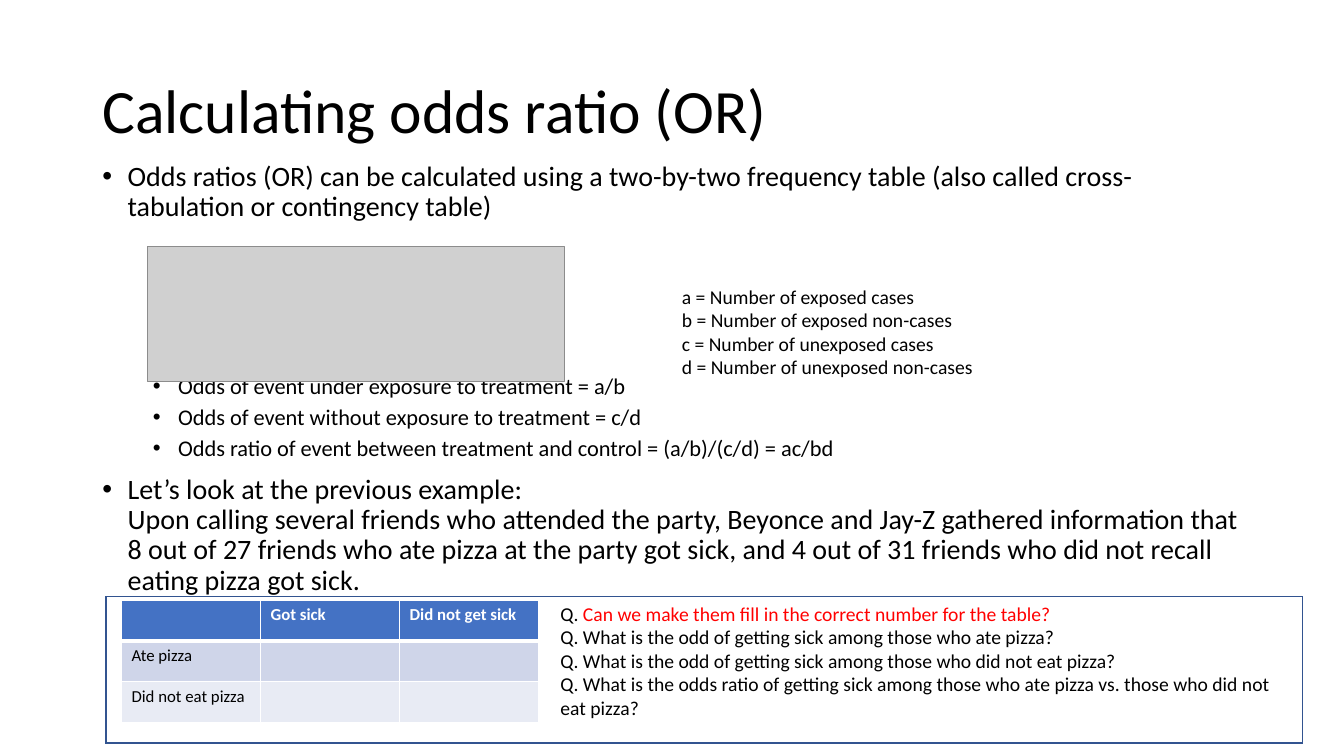
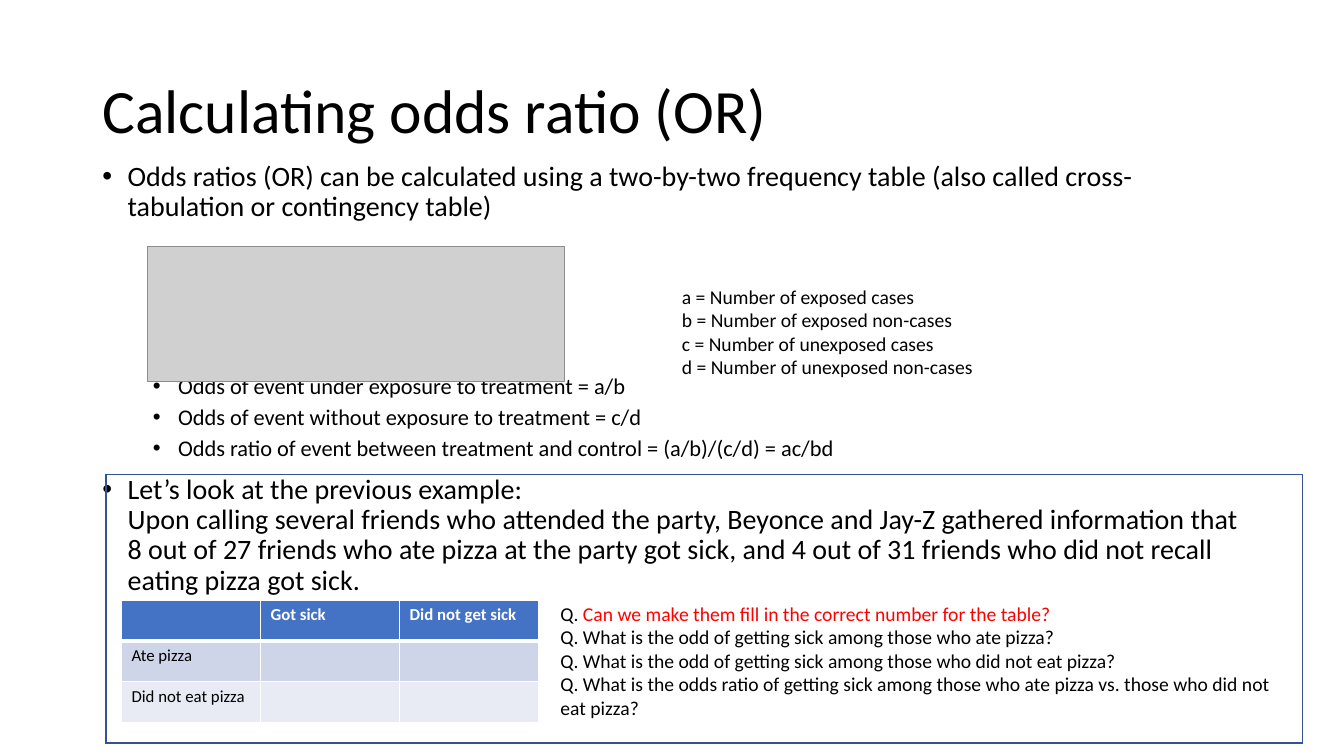
Before and after one commit to IDSP22/EducationApp_ChenKim, a slide deck: slide 3 of OR_mock-up.pptx. Drawn at 1344x756 pixels with LibreOffice and Linux fonts; fonts in the diff are those of the drawing; grey boxes stand for pictures. Boxes give left, top, right and bottom in pixels: in the first picture for what was removed or moved away, otherwise in the second. Text is boxed around its words. In the diff, an @@ line names an element or a change of style, - is before the commit and + after.

```diff
--- a/OR_mock-up.pptx
+++ b/OR_mock-up.pptx
@@ rectangle: place and size @@
-rectangle at box(106, 597, 1303, 743)
+rectangle at box(106, 475, 1303, 743)
```
Also in this commit, not shown: 1 other slide changed, 4 other files.
